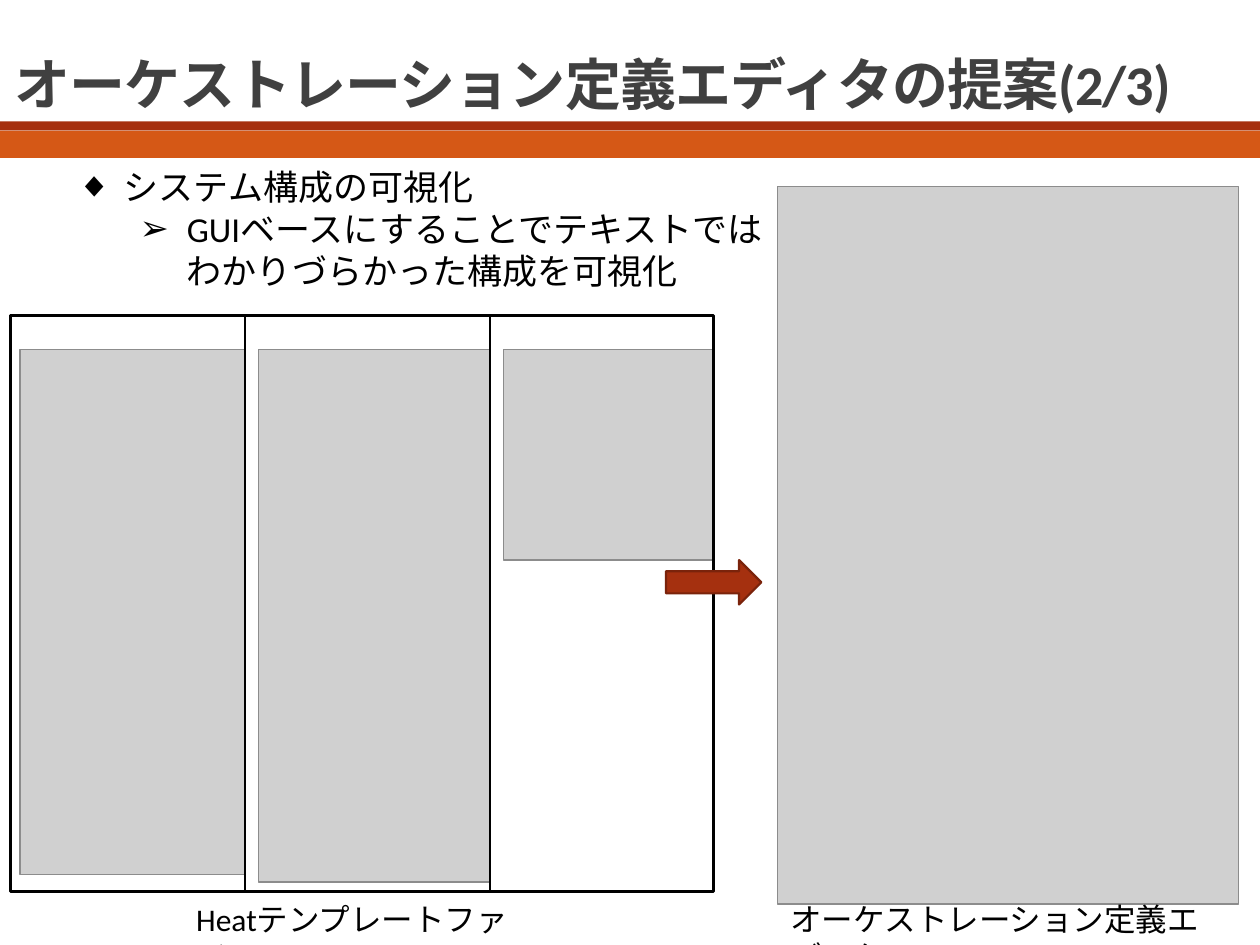
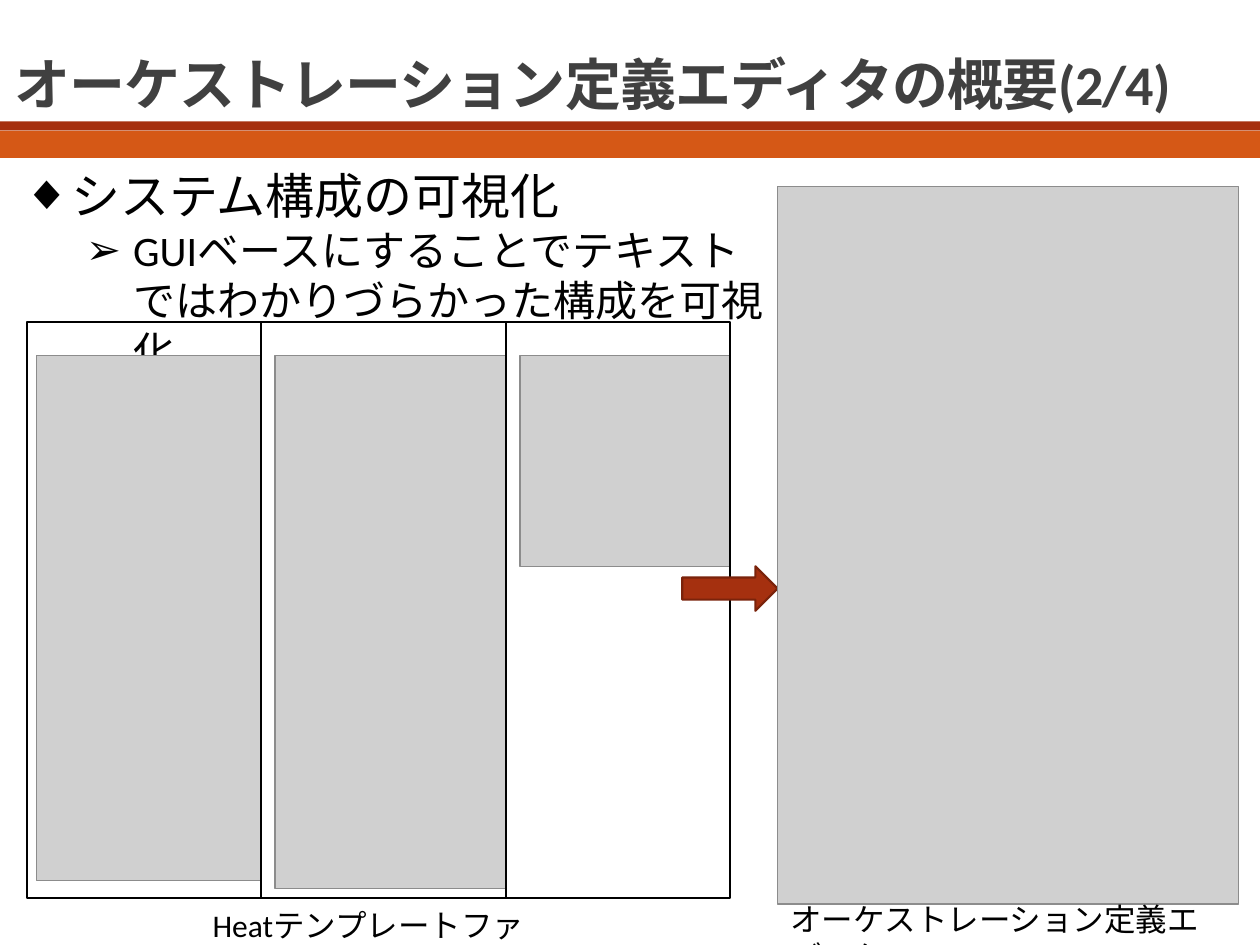
Before and after one commit to bokuhide/GUIToolCreate, a slide deck: slide 7 of 卒業論文本体/発表用スライド_川口.pptx. Drawn at 1260x945 pixels with LibreOffice and Linux fonts; fonts in the diff are those of the drawing; grey boxes stand for pictures; background and template pictures are left out. Boxes give left, top, right and bottom in pixels: in the first picture for what was removed or moved away, otherwise in the second. Text is boxed around its words. In the diff, an @@ line names an element or a change of style, - is before the commit and + after.

```diff
--- a/卒業論文本体/発表用スライド_川口.pptx
+++ b/卒業論文本体/発表用スライド_川口.pptx
@@ title at (14, 56, 1171, 114): text changed @@
-オーケストレーション定義エディタの提案(2/3)
+オーケストレーション定義エディタの概要(2/4)
@@ text "システム構成の可視化": place and size @@
-text "システム構成の可視化" at (124, 170, 473, 203)
+text "システム構成の可視化" at (72, 172, 560, 218)
@@ text "システム構成の可視化" at (72, 172, 560, 218): size 20 to 28 pt in "システム構成の可視化"; size 20 to 24 pt in "GUIベースにすることでテキストではわかりづらかった構成を可視化" @@
@@ 3 pictures, 2 lines, 1 text, 1 rectangle, 1 right arrow: place and size @@
-3 pictures, 2 lines, 1 text, 1 rectangle, 1 right arrow at (10, 315, 762, 945)
+3 pictures, 2 lines, 1 text, 1 rectangle, 1 right arrow at (26, 321, 779, 945)
```
Also in this commit, not shown: 10 other slides changed, 2 slides added, 1 slide removed, 5 other files.
